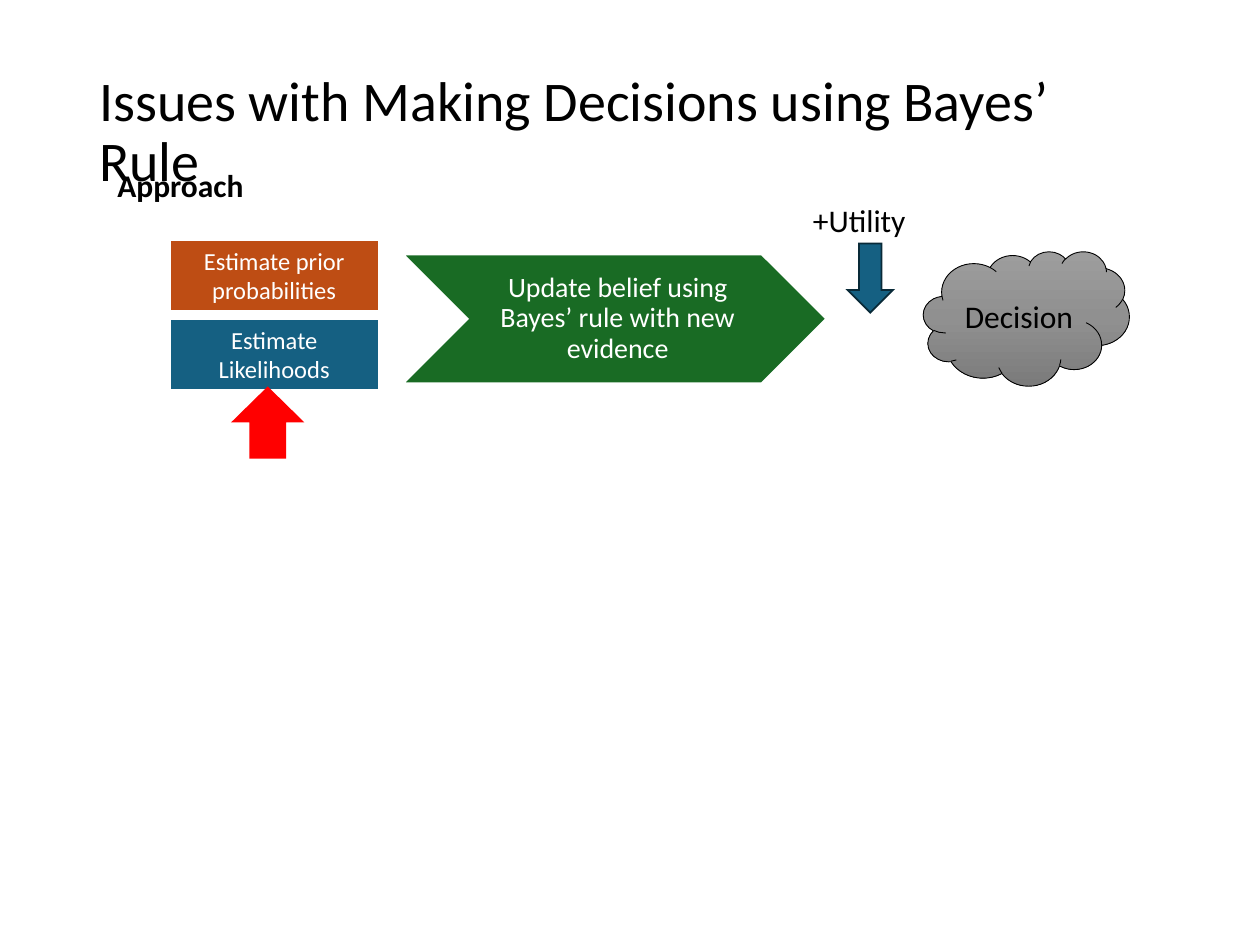
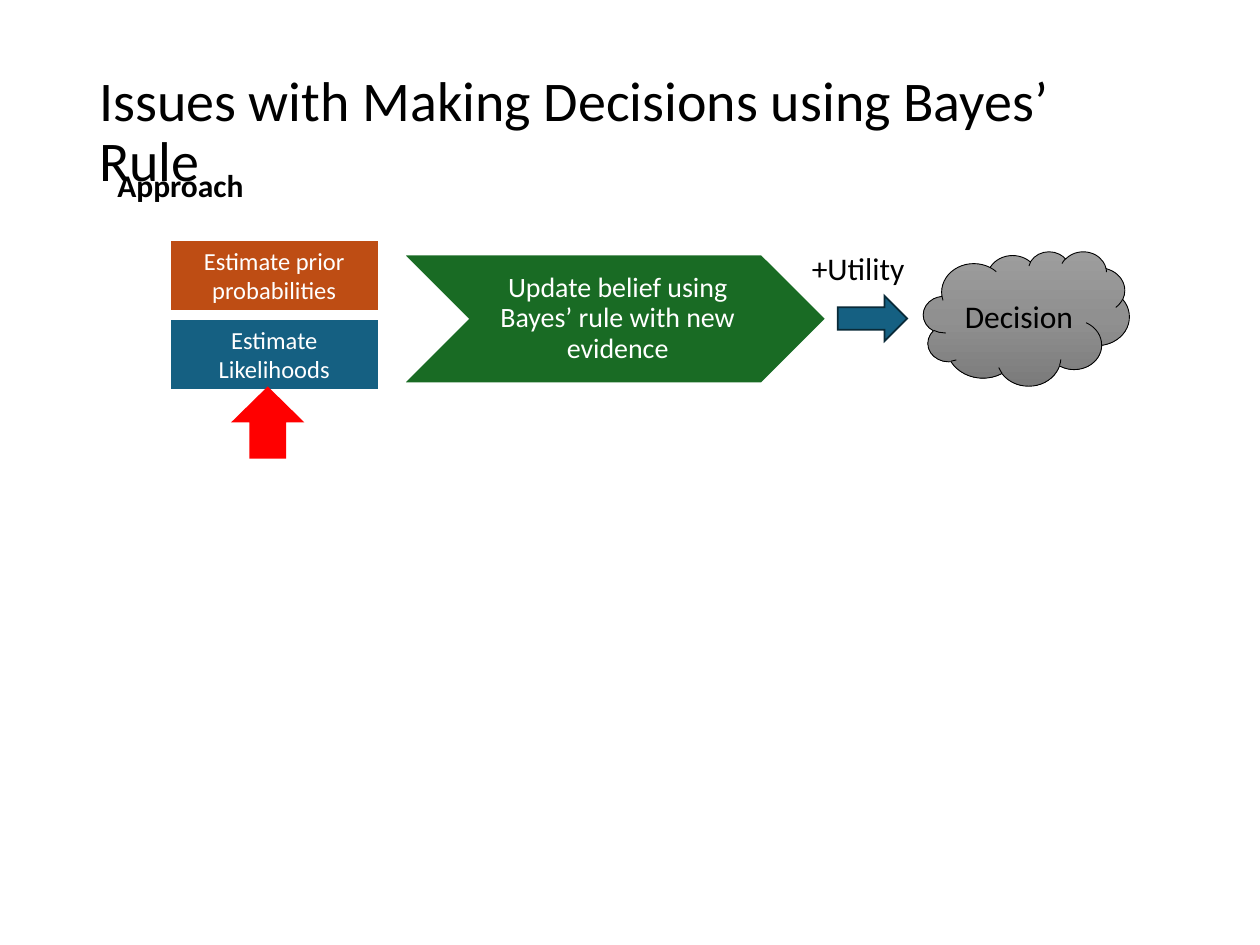
Before and after one commit to mhahsler/CS7320-AI, a slide deck: slide 17 of slides/12_uncertainty.pptx. Drawn at 1260x945 pixels with LibreOffice and Linux fonts; fonts in the diff are those of the drawing; grey boxes stand for pictures. Boxes give left, top, right and bottom in pixels: in the first picture for what was removed or moved away, otherwise in the second. Text is boxed around its words. In the diff, an @@ line names an element or a change of style, - is before the commit and + after.

Commit message:
added utility results for airport problem.

```diff
--- a/slides/12_uncertainty.pptx
+++ b/slides/12_uncertainty.pptx
@@ text "+Utility": place and size @@
-text "+Utility" at bbox=[813, 210, 906, 237]
+text "+Utility" at bbox=[812, 258, 905, 285]
@@ down arrow at bbox=[837, 295, 907, 341]: rotation 0 to 270 degrees @@
```
Also in this commit, not shown: 5 other slides changed, 1 other file.
